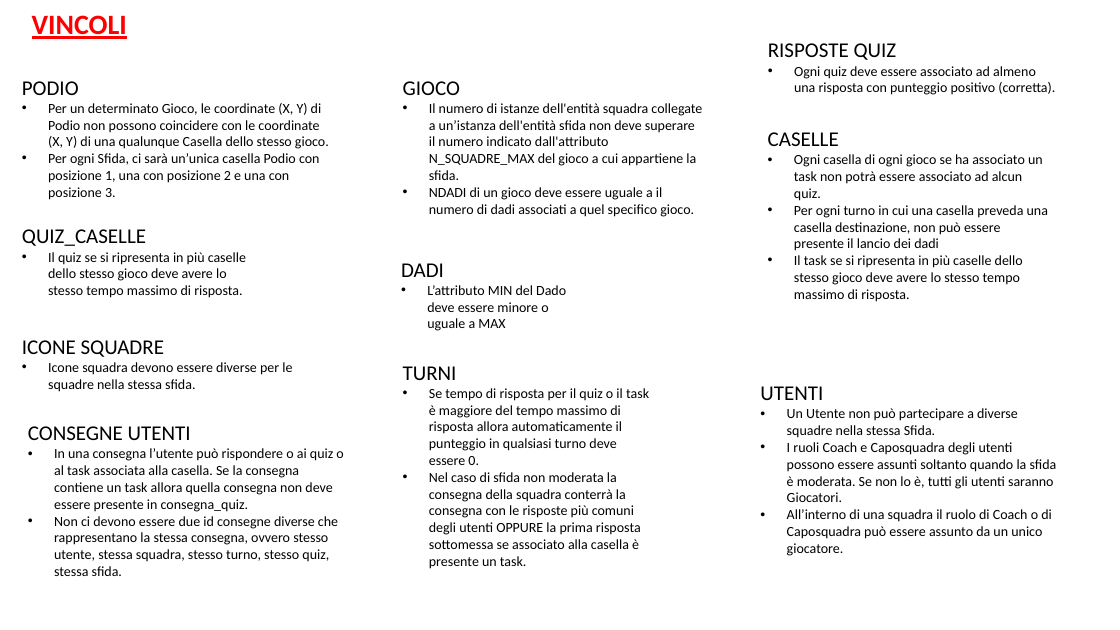
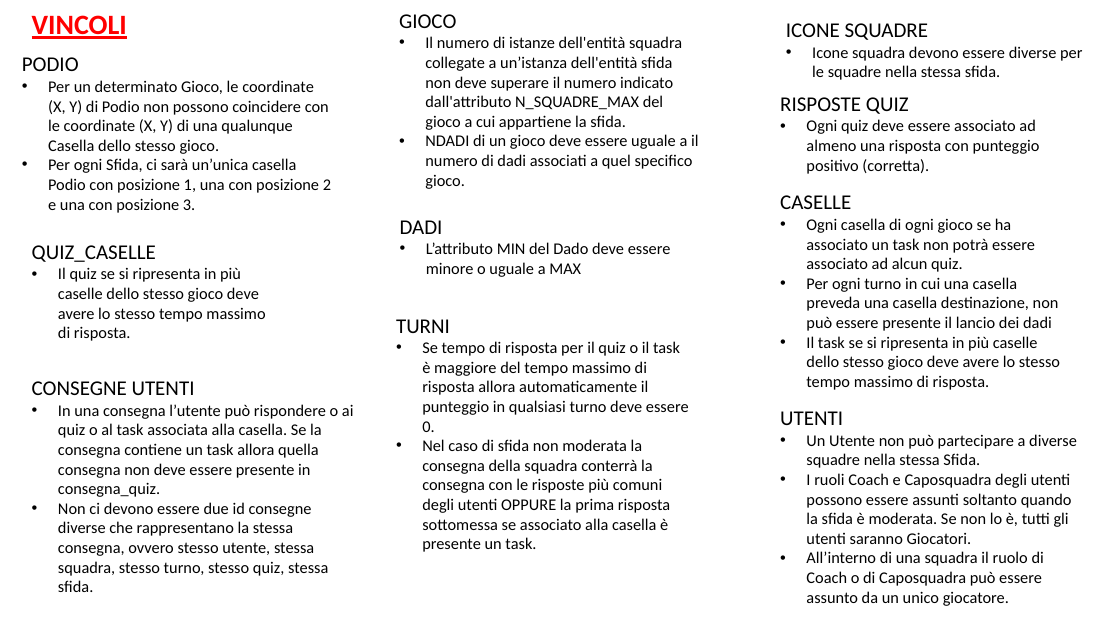
Before and after one commit to DavideGit-cs/BD_Progetto_Gruppo11, a slide deck: slide 4 of Vincoli_Domini_BDProgetto_finale.pptx. Drawn at 1120x630 pixels with LibreOffice and Linux fonts; fonts in the diff are those of the drawing. Boxes give left, top, right and bottom in pixels: in the first picture for what was removed or moved away, otherwise in the second. Text is boxed around its words. In the diff, an @@ line names an element or a change of style, - is before the commit and + after.

```diff
--- a/Vincoli_Domini_BDProgetto_finale.pptx
+++ b/Vincoli_Domini_BDProgetto_finale.pptx
@@ text "GIOCO": place and size @@
-text "GIOCO" at (403,81,702,217)
+text "GIOCO" at (399,14,698,189)
@@ text "ICONE SQUADRE": place and size @@
-text "ICONE SQUADRE" at (22,340,292,392)
+text "ICONE SQUADRE" at (786,23,1082,80)
@@ text "PODIO": place and size @@
-text "PODIO" at (22,81,329,200)
+text "PODIO" at (22,57,331,213)
@@ text at (425,36,698,189): size 12 to 14 pt @@
@@ text at (812,46,1082,80): size 12 to 14 pt in "Icone squadra devono essere diverse per le ..." @@
@@ text at (48,80,331,213): size 12 to 14 pt @@
@@ text "RISPOSTE QUIZ": place and size @@
-text "RISPOSTE QUIZ" at (768,43,1055,95)
+text "RISPOSTE QUIZ" at (780,97,1040,174)
@@ text at (806,119,1040,174): size 12 to 14 pt in "Ogni quiz deve essere associato ad almeno ..." @@
@@ text "DADI": place and size @@
-text "DADI" at (401,263,566,331)
+text "DADI" at (400,220,671,277)
@@ text "CASELLE": place and size @@
-text "CASELLE" at (768,132,1048,302)
+text "CASELLE" at (780,195,1060,390)
@@ text "QUIZ_CASELLE": place and size @@
-text "QUIZ_CASELLE" at (22,229,246,298)
+text "QUIZ_CASELLE" at (32,245,265,341)
@@ text at (806,218,1060,390): size 12 to 14 pt @@
@@ text at (58,267,265,341): size 12 to 14 pt in "Il quiz se si ripresenta in più ..." @@
@@ text at (426,242,671,277): size 12 to 14 pt @@
@@ text "TURNI": place and size @@
-text "TURNI" at (403,366,649,569)
+text "TURNI" at (396,319,689,552)
@@ text at (422,341,689,552): size 12 to 14 pt @@
@@ text "CONSEGNE UTENTI": place and size @@
-text "CONSEGNE UTENTI" at (28,426,343,576)
+text "CONSEGNE UTENTI" at (58,404,354,592)
@@ text at (58,404,354,592): size 12 to 14 pt @@
@@ text "UTENTI": place and size @@
-text "UTENTI" at (760,386,1057,556)
+text "UTENTI" at (780,411,1077,606)
@@ text at (806,434,1077,606): size 12 to 14 pt @@
```
Also in this commit, not shown: 15 other slides changed, 5 slides added, 1 slide removed, 10 other files.
